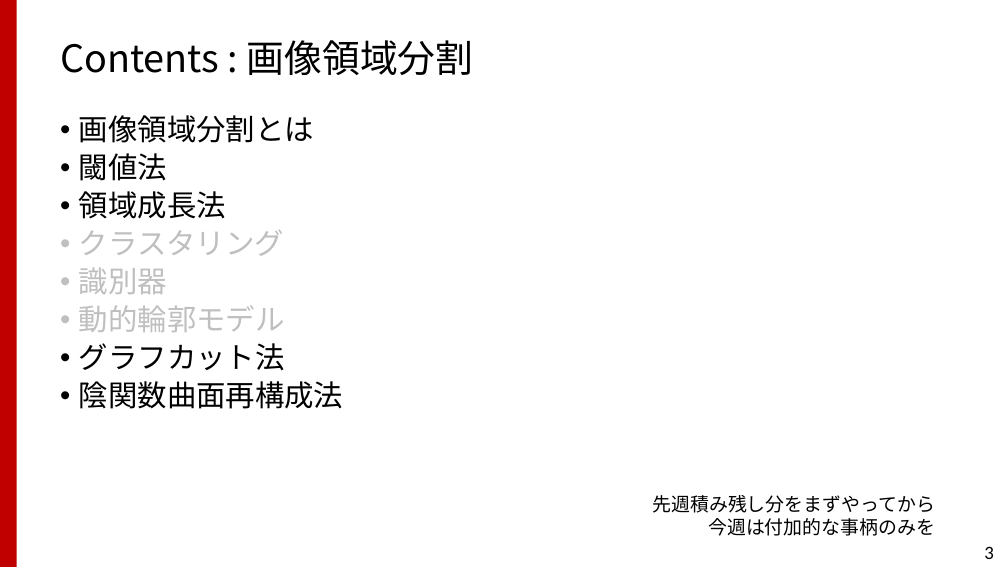
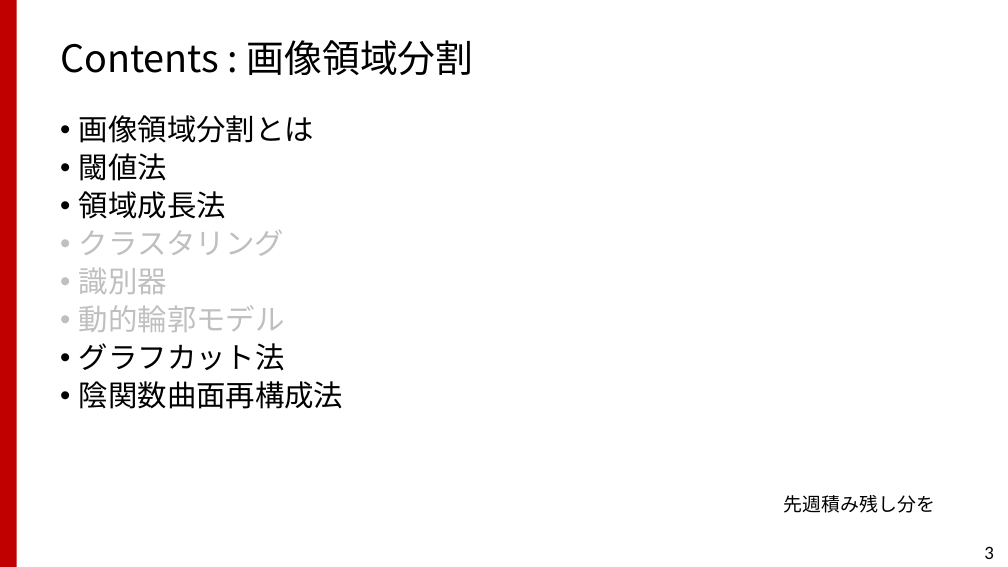
Before and after one commit to TakashiIjiri/TakashiIjiri.github.io, a slide deck: slide 3 of classes/dm2018_2/dm2_5.pptx. Drawn at 1008x567 pixels with LibreOffice and Linux fonts; fonts in the diff are those of the drawing. Boxes give left, top, right and bottom in pixels: in the first picture for what was removed or moved away, otherwise in the second. Text is boxed around its words. In the diff, an @@ line names an element or a change of style, - is before the commit and + after.

```diff
--- a/classes/dm2018_2/dm2_5.pptx
+++ b/classes/dm2018_2/dm2_5.pptx
@@ text at box(784, 495, 935, 513): text changed @@
-先週積み残し分をまずやってから
-今週は付加的な事柄のみを
+先週積み残し分を
```
Also in this commit, not shown: 1 other slide changed, 14 other files.
